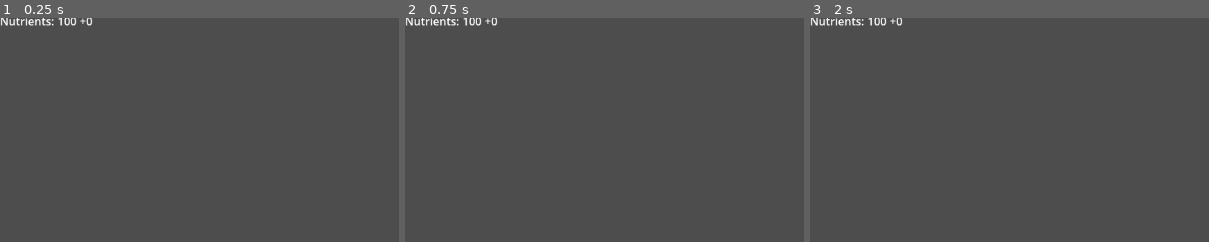
Above: before the commit, frames 1-3 (left to right).
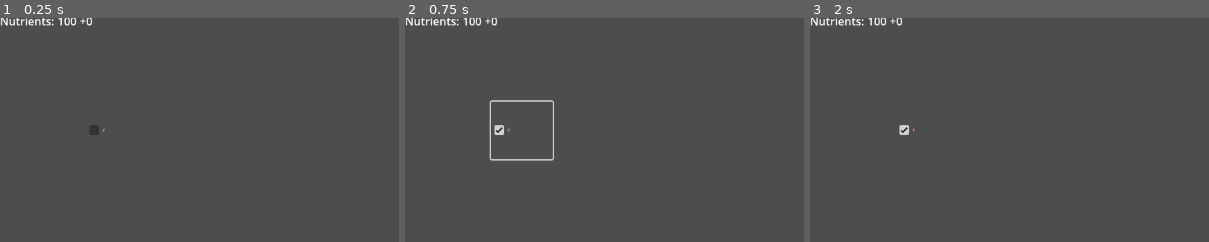
Above: after the commit, the same moments.

Repository: Ameliarate16/CityReclamation
Game: Godot game, scene res://scenes/mainGame.tscn
Same seed, same stepped clock (60 frames per second), same inputs: the game is played once before the commit and once after it.
Inputs (mouse positions are % of the whole screen's width and height, from its top left):
- Up to frame 1 (0.25 s): no input
- Up to frame 2 (0.75 s): click (15, 26) at 0.52 s
- Up to frame 3 (2 s): click (3, 96) at 1.25 s
The pictures show only the part of the screen within x 0-50%, y 1-51%; the shares and areas given below are measured in that part.

The runs differ from the first frame. In frame 1, 0.1% of the frame differs, in the area x 22-27%, y 48-53%; in frame 2, 0.6%, in the area x 21-38%, y 36-64%; in frame 3, 0.1%.

Commit message:
wip stuff

Diff:
--- a/project.godot
+++ b/project.godot
@@ -21,5 +21,6 @@
 
 [rendering]
 
+textures/canvas_textures/default_texture_filter=0
 renderer/rendering_method="gl_compatibility"
 renderer/rendering_method.mobile="gl_compatibility"
--- a/scenes/mainGame.tscn
+++ b/scenes/mainGame.tscn
@@ -1,4 +1,13 @@
-[gd_scene format=3 uid="uid://ca182hq60fcho"]
+[gd_scene load_steps=4 format=3 uid="uid://ca182hq60fcho"]
+
+[ext_resource type="Texture2D" uid="uid://d23qfg2qkcxsp" path="res://assets/amanita.png" id="1_mw4qg"]
+
+[sub_resource type="Theme" id="Theme_l2dnu"]
+default_base_scale = 12.5
+
+[sub_resource type="AtlasTexture" id="AtlasTexture_mmojm"]
+atlas = ExtResource("1_mw4qg")
+region = Rect2(9, 0, 3, 4)
 
 [node name="Node2D" type="Node2D"]
 
@@ -15,6 +24,7 @@
 offset_right = -10.0
 grow_horizontal = 2
 grow_vertical = 0
+theme = SubResource("Theme_l2dnu")
 theme_override_constants/separation = 10
 
 [node name="HerbPanel" type="PanelContainer" parent="GUILayer/PlantingContainer"]
@@ -141,3 +151,10 @@
 visible = false
 layout_mode = 2
 metadata/_tab_index = 1
+
+[node name="CheckBox" type="CheckBox" parent="GUILayer"]
+offset_left = 124.0
+offset_top = 128.0
+offset_right = 213.0
+offset_bottom = 211.0
+icon = SubResource("AtlasTexture_mmojm")
Binary file added: assets/Sprite-0001.png
Not shown, added: assets/Sprite-0001.png.import
Binary file added: assets/building.png
Not shown, added: assets/building.png.import
Binary file added: assets/bush.png
Not shown, added: assets/bush.png.import
Binary file added: assets/tree1.aseprite
Binary file added: assets/tree1.png
Not shown, added: assets/tree1.png.import
